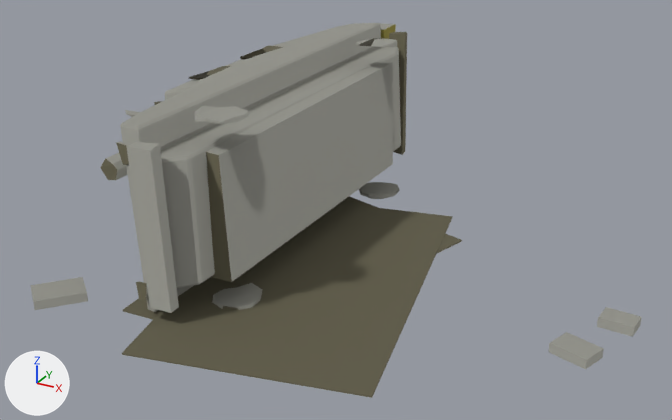
Two versions of the FBX model entregas/teo-modelado/restos-k8-7nov/SM_RestosVamtac_v1_LOD1.fbx, one commit apart.
Before and after are seen from a 50 mm camera at (5.39, -10.37, 5.59) aimed at (0.04, -0.64, 0.72). The lights are fixed; the arrows at lower left show +X, +Y and +Z. The first picture is the older version. Where no turn or scale is listed for an object, it has been applied to the vertices.

In view in the first picture: 'SM_bloques.restos_vamtac_v1_LOD1'.
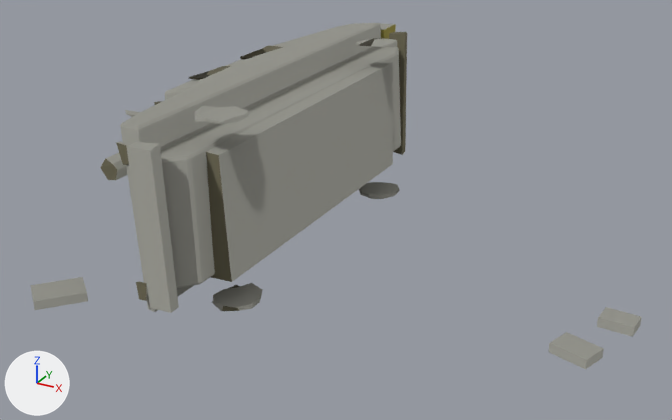
What differs and where, as boxes (x1, y1, x2, y2) in the pictures (672 x 420 px):
```json
{"object": "SM_bloques.restos_vamtac_v1_LOD1", "change": "reshaped", "before": [31, 23, 642, 398], "after": [31, 23, 642, 369], "on screen": "8% shorter"}
{"part": 1, "of": "me_sm_bloques_restos_vamtac_v1_lod1_001", "change": "deleted", "before": [123, 299, 161, 320]}
{"part": 2, "of": "me_sm_bloques_restos_vamtac_v1_lod1_001", "change": "deleted", "before": [122, 203, 453, 398], "on screen": "brown"}
{"part": 3, "of": "me_sm_bloques_restos_vamtac_v1_lod1_001", "change": "deleted", "before": [340, 196, 462, 253]}
```

Edits to the scene script, one JSON object a line:
```json
{"block": "me_sm_bloques_restos_vamtac_v1_lod1_001", "where": "# used by ob_sm_bloques_restos_vamtac_v1_lod1; location = (0.0, 0.0, 0.0)"}
{"op": "remove", "block": "me_sm_bloques_restos_vamtac_v1_lod1_001", "code": "me_sm_bloques_restos_vamtac_v1_lod1_001.from_pydata(...)  # 420 vertices, 422 faces; spans x -3.2..3.96, y -3.84..3.42, z 0.0..2.41"}
{"op": "add", "block": "me_sm_bloques_restos_vamtac_v1_lod1_001", "code": "me_sm_bloques_restos_vamtac_v1_lod1_001.from_pydata(...)  # 396 vertices, 404 faces; spans x -3.2..3.96, y -3.56..3.42, z 0.0..2.41"}
{"block": "me_sm_bloques_restos_vamtac_v1_lod1_001", "change": "me_sm_bloques_restos_vamtac_v1_lod1_001 part 1: the loose piece of 8 vertices spanning x -1.72..0.86, y -3.07..0.99, z 0.0..0.02 is deleted"}
{"block": "me_sm_bloques_restos_vamtac_v1_lod1_001", "change": "me_sm_bloques_restos_vamtac_v1_lod1_001 part 2: the loose piece of 8 vertices spanning x -1.87..1.89, y -3.84..1.33, z 0.02..0.04 is deleted"}
{"block": "me_sm_bloques_restos_vamtac_v1_lod1_001", "change": "me_sm_bloques_restos_vamtac_v1_lod1_001 part 3: the loose piece of 8 vertices spanning x -1.9..1.31, y -2.88..1.32, z 0.01..0.03 is deleted"}
```
